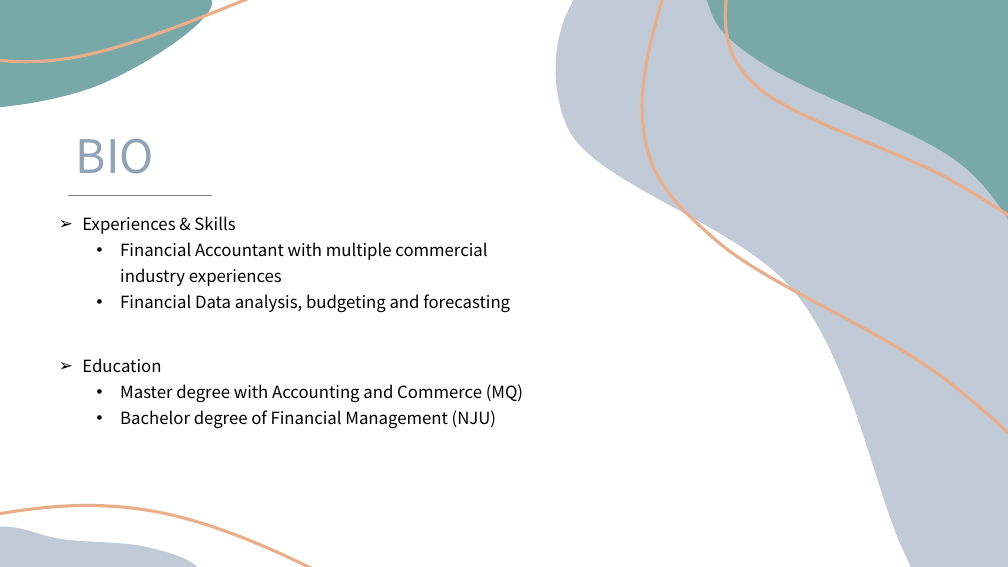
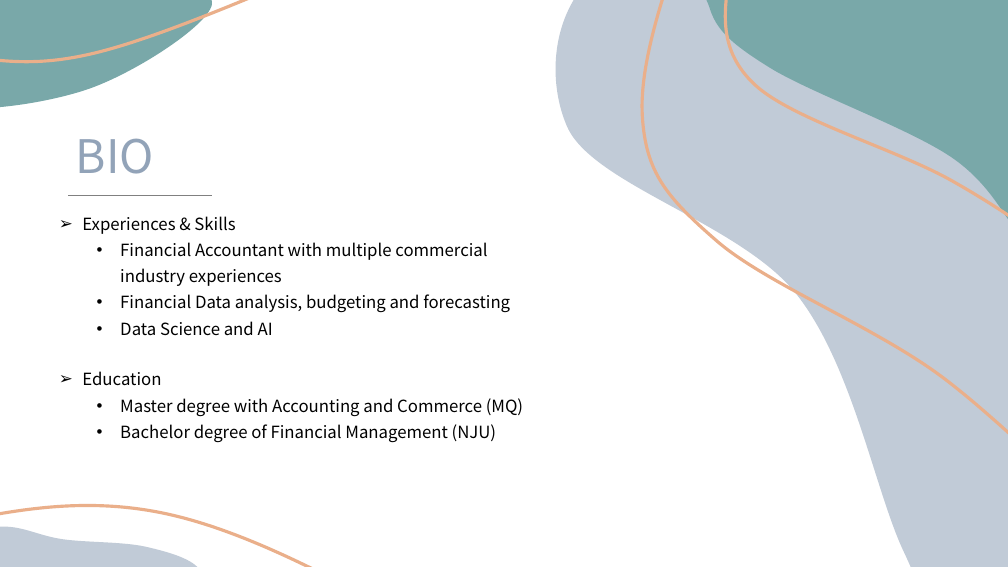
Before and after one commit to cliviaK/IOD, a slide deck: slide 2 of Capstone- Twitter Sentiment Analysis_Clivia Kong/Capstone project_Clivia Kong.pptx. Drawn at 1008x567 pixels with LibreOffice and Linux fonts; fonts in the diff are those of the drawing. Boxes give left, top, right and bottom in pixels: in the first picture for what was removed or moved away, otherwise in the second. Text is boxed around its words. In the diff, an @@ line names an element or a change of style, - is before the commit and + after.

```diff
--- a/Capstone- Twitter Sentiment Analysis_Clivia Kong/Capstone project_Clivia Kong.pptx
+++ b/Capstone- Twitter Sentiment Analysis_Clivia Kong/Capstone project_Clivia Kong.pptx
@@ text at [120, 321, 273, 336]: paragraph added @@
+  • Data Science and AI
@@ text "Education": place and size @@
-text "Education" at [82, 358, 523, 429]
+text "Education" at [82, 371, 523, 443]
```
Also in this commit, not shown: 3 other slides changed, 1 other file.
